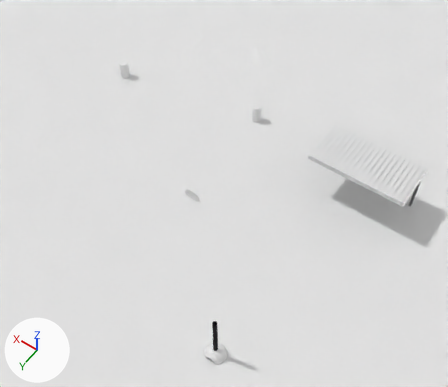
One commit to the Blender file Nature/Garden.blend: the scene before it, then after it.
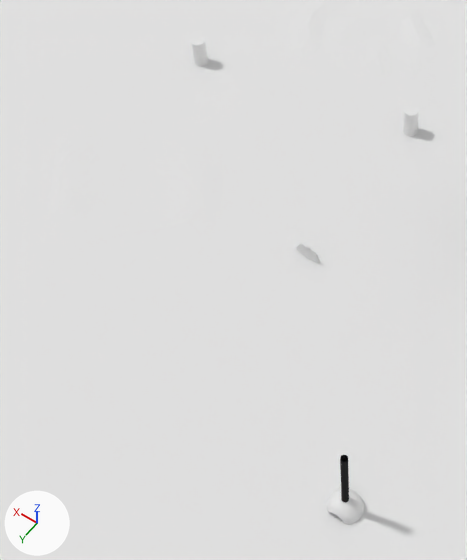
Each version appears first whole from a 50 mm lens placed at (-24.7, 29.3, 49.8), pointed at (-1.7, -2.9, -0.8), and next in a close-up on the part from 0% to 65% of the width and 10% to 100% of the height. Arrows for +X, +Y and +Z are at lower left; the lights stay in place.

Names of what the first close-up shows: 'Brick Pizza Oven', 'Ground Example', 'RoughStonePatio1', 'RoughStonePatio2', 'WallPlant'.
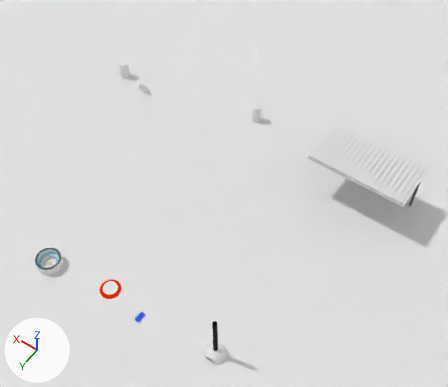
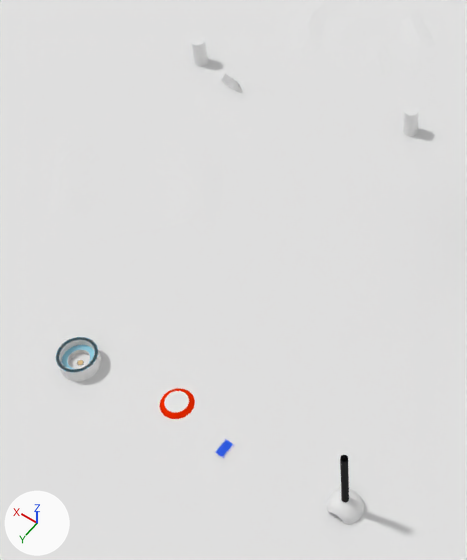
Commit message: Consolidated backyard spa models into Garden

Pixel boxes (x1, y1, x2, y2) of what changed, in the close-ups (467 x 560 px):
'HotTub', added: after (56, 337, 102, 382)
    faces in mat_tubaccenttile (cyan #97d2e7): (56, 337, 98, 373)
    faces in mat_tubmaintile (white #e7e7e7): (57, 350, 102, 382)
'Submerged Light', added: after (160, 388, 195, 419)
    faces in mat_metal_001 (red #e72800): (160, 388, 195, 419)
    faces in mat_light (white #e7e7e7): (164, 391, 189, 412)
'HotTubCollider', added: after (56, 337, 97, 372)
'WallPlant', moved: before (296, 243, 320, 264); after (221, 74, 242, 93)
'Water', added: after (216, 439, 234, 458)

What changed in the scene script:
```text
Add mat_metal_001:
    mat_metal_001 = diffuse_material('Metal.001')
    mat_metal_001.base_color = (0.8, 0.0216, 0.0)  # red #e72800
Add mat_light:
    mat_light = diffuse_material('Light')
    mat_light.base_color = (0.8, 0.8, 0.8)  # white #e7e7e7
Add mat_water:
    mat_water = diffuse_material('Water')
    mat_water.base_color = (0.0322, 0.11, 0.8)  # blue #325de7
Add mat_glow:
    mat_glow = diffuse_material('Glow')
    mat_glow.base_color = (0.8, 0.58, 0.304)  # beige #e7c896
Add mat_tubmaintile:
    mat_tubmaintile = diffuse_material('TubMainTile')
    mat_tubmaintile.base_color = (0.8, 0.8, 0.8)  # white #e7e7e7
Add mat_metal:
    mat_metal = diffuse_material('Metal')
    mat_metal.base_color = (0.227, 0.227, 0.227)  # grey #838383
Add mat_tubaccenttile:
    mat_tubaccenttile = diffuse_material('TubAccentTile')
    mat_tubaccenttile.base_color = (0.31, 0.646, 0.8)  # cyan #97d2e7
Add me_submergedlightmodel:
    me_submergedlightmodel.from_pydata(...)  # 32 vertices, 17 faces; spans x -1.0..1.0, y -1.0..1.0, z 0.0..0.23
    # faces by material slot: [16, 1]
    me_submergedlightmodel.materials.append(mat_metal_001)  # red #e72800
    me_submergedlightmodel.materials.append(mat_light)  # white #e7e7e7
Add me_watermodel:
    me_watermodel.from_pydata([(-0.342, -0.494, 0.0), (0.285, -0.494, 0.0), (-0.342, 0.494, 0.0), (0.285, 0.494, 0.0)], [], [(0, 1, 3, 2)])
    me_watermodel.materials.append(mat_water)  # blue #325de7
Add me_hottubcollider:
    me_hottubcollider.from_pydata(...)  # 96 vertices, 82 faces; spans x -1.2..1.2, y -1.2..1.2, z 0.0..1.0
Add me_hottubmodel:
    me_hottubmodel.from_pydata(...)  # 256 vertices, 164 faces; spans x -1.2..1.2, y -1.2..1.2, z 0.0..1.0
    me_hottubmodel.polygons.foreach_set('use_smooth', [True] * 164)
    # faces by material slot: [98, 64, 1, 1]
    me_hottubmodel.materials.append(mat_tubmaintile)  # white #e7e7e7
    me_hottubmodel.materials.append(mat_tubaccenttile)  # cyan #97d2e7
    me_hottubmodel.materials.append(mat_metal)  # grey #838383
    me_hottubmodel.materials.append(mat_glow)  # beige #e7c896
Change ob_wallplant:
    ob_wallplant.location: (0.0, 0.0, 0.0) -> (13.91, -9.16, 0.0)
Add ob_submerged_light:
    ob_submerged_light = bpy.data.objects.new('Submerged Light', me_submergedlightmodel)
    ob_submerged_light.location = (-0.13, 12.57, 0.0)
Add ob_water:
    ob_water = bpy.data.objects.new('Water', me_watermodel)
    ob_water.location = (-4.11, 13.17, 0.04)
Add ob_hottubcollider:
    ob_hottubcollider = bpy.data.objects.new('HotTubCollider', me_hottubcollider)
    ob_hottubcollider.parent = ob_hottub
    ob_hottubcollider.location = (0.0, 0.0, 0.0)
Add ob_hottub:
    ob_hottub = bpy.data.objects.new('HotTub', me_hottubmodel)
    ob_hottub.location = (6.21, 13.86, 0.0)
```
